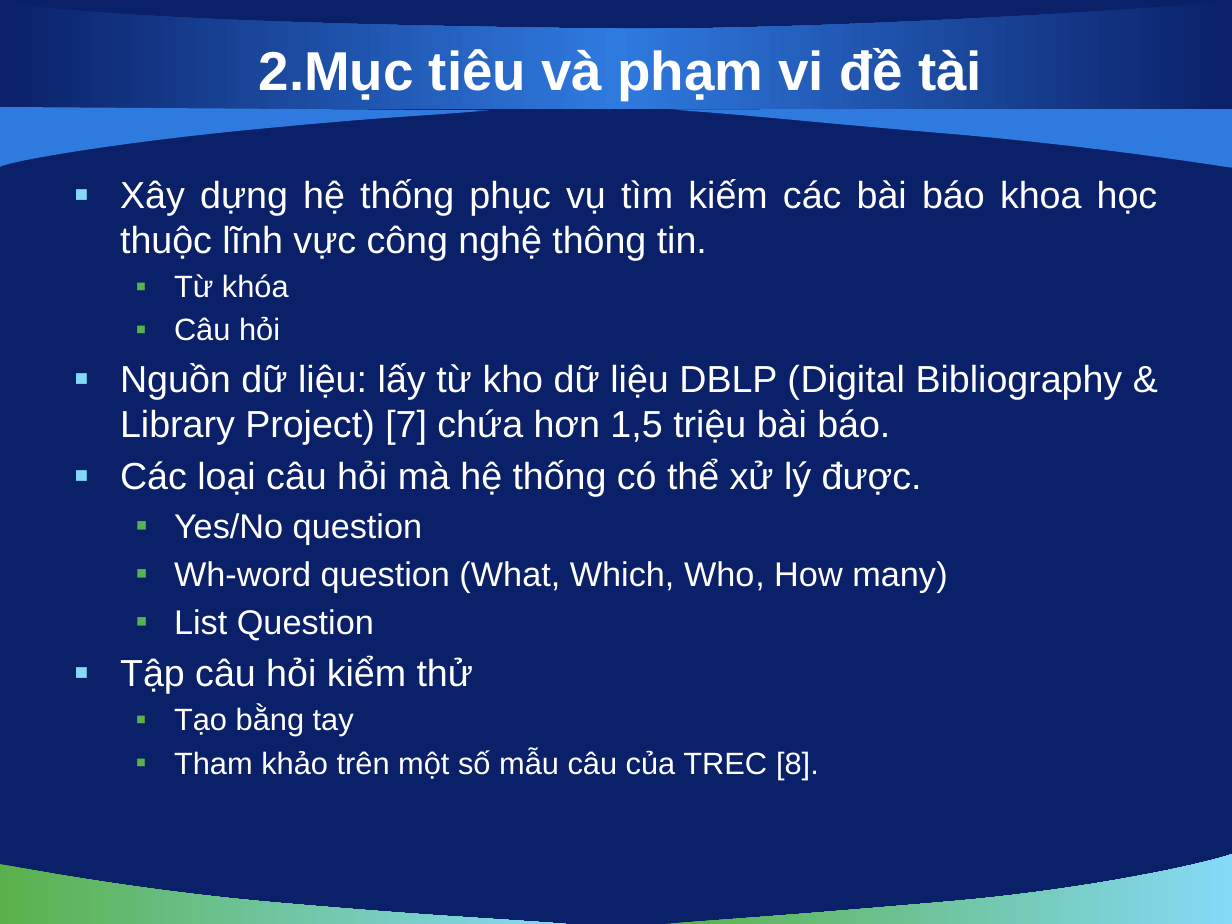
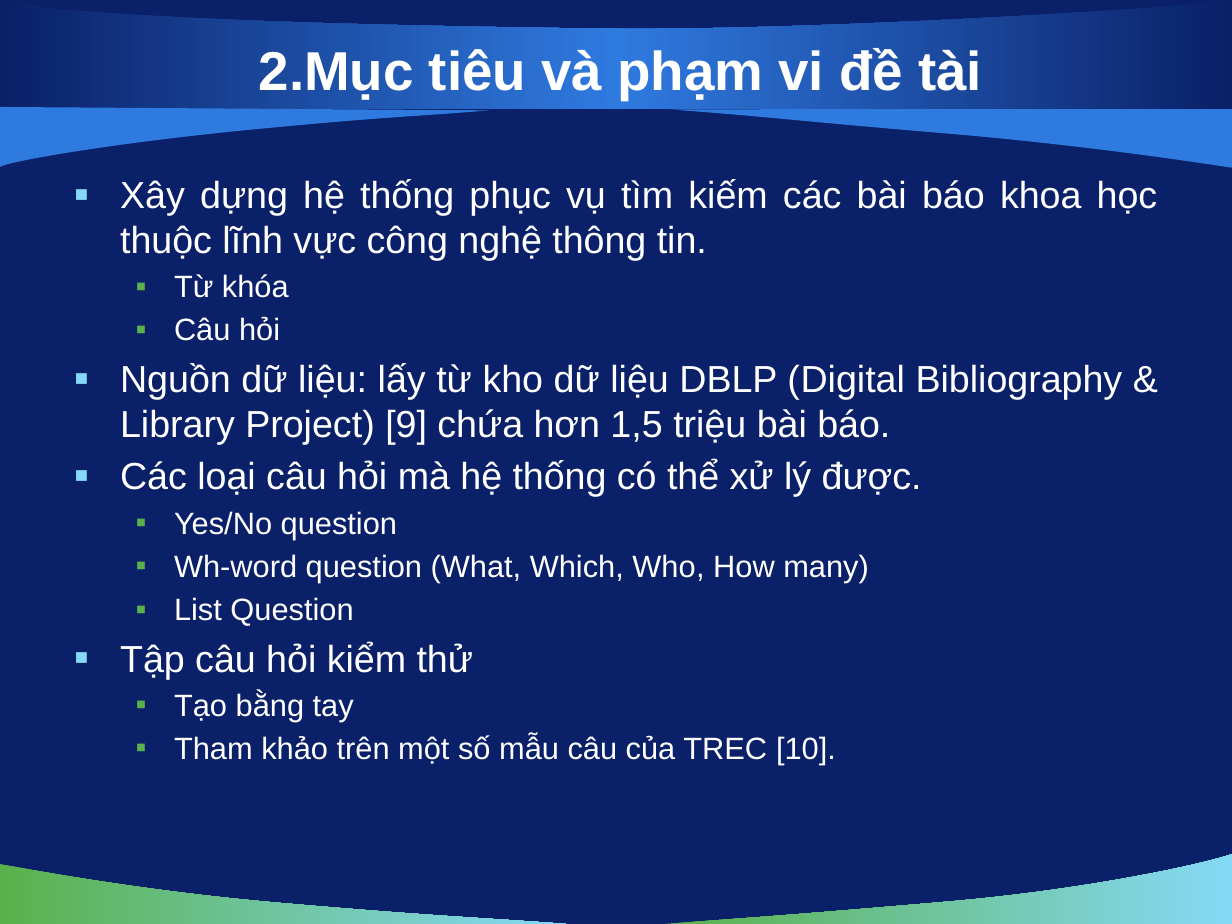
Before and after one commit to vuaviet/filnalproject, a slide deck: slide 4 of De Cuong/bao cao luan van/slide 1.0.pptx. Drawn at 1232x924 pixels with LibreOffice and Linux fonts; fonts in the diff are those of the drawing; background and template pictures are left out. Boxes give left, top, right and bottom in pixels: in the first picture for what was removed or moved away, otherwise in the second. Text is boxed around its words. In the diff, an @@ line names an element or a change of style, - is before the commit and + after.

```diff
--- a/De Cuong/bao cao luan van/slide 1.0.pptx
+++ b/De Cuong/bao cao luan van/slide 1.0.pptx
@@ text at [120, 363, 1123, 444]: text changed @@
-▪ Nguồn dữ liệu: lấy từ kho dữ liệu DBLP (Digital Bibliography & Library Project) [7] chứa hơn 1,5 triệu bài báo.
+▪ Nguồn dữ liệu: lấy từ kho dữ liệu DBLP (Digital Bibliography & Library Project) [9] chứa hơn 1,5 triệu bài báo.
@@ text at [174, 511, 869, 626]: size 20 to 18 pt in "Yes/No question", "Wh-word question (What, Which, Who, How many)", "List Question" @@
@@ text at [174, 735, 836, 765]: text changed @@
-  ▪ Tham khảo trên một số mẫu câu của TREC [8].
+  ▪ Tham khảo trên một số mẫu câu của TREC [10].
```
Also in this commit, not shown: 7 other slides changed, 2 slides added.
